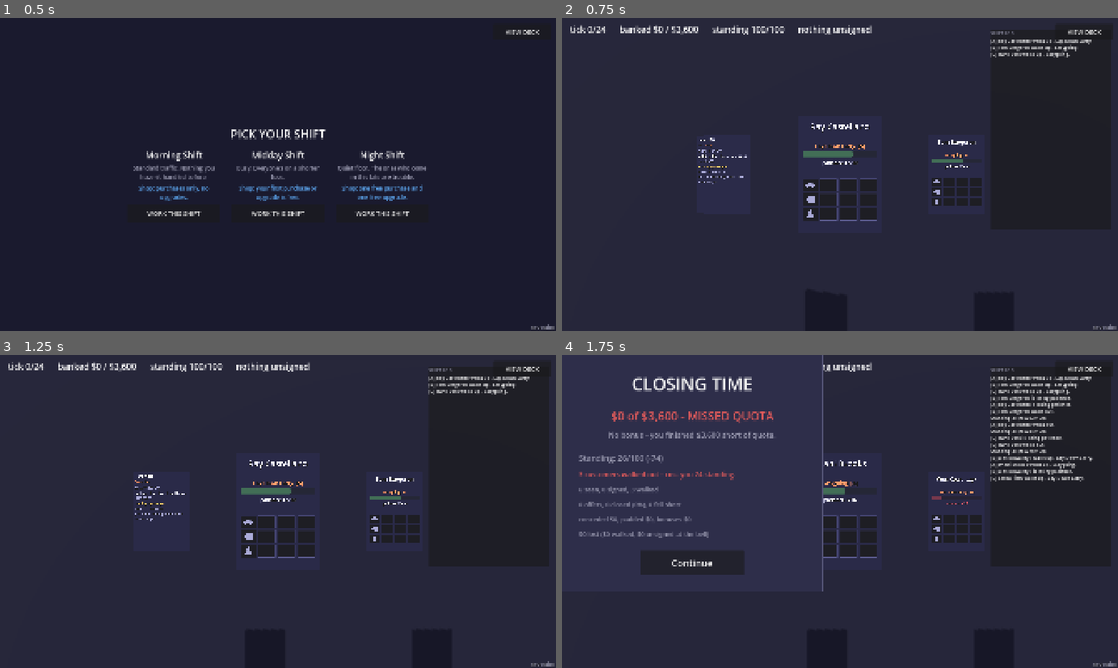
Above: before the commit, frames 1-4 (two rows, left to right).
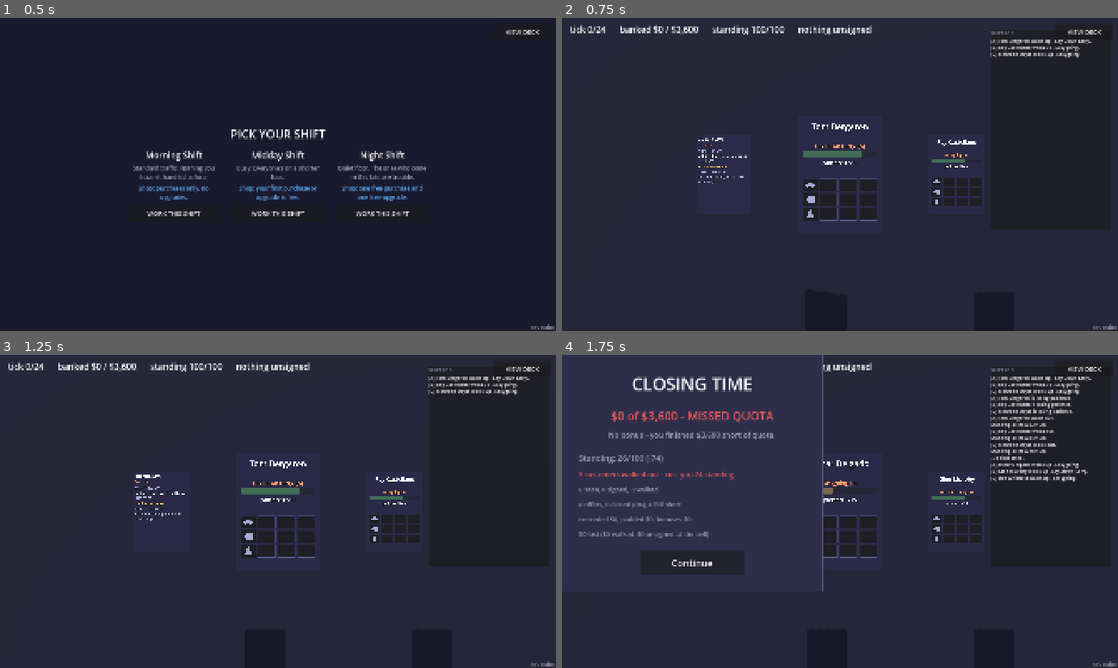
Above: after the commit, the same moments.

Repository: Painkills/RogueDealership
Game: Godot game, scene res://scenes/run.tscn
Same seed, same stepped clock (60 frames per second), same inputs: the game is played once before the commit and once after it.
Inputs (mouse positions are in pixels of both pictures, inside the frame that each line leads up to):
- Up to frame 1 (0.5 s): no input
- Up to frame 2 (0.75 s): click "WORK THIS SHIFT" at 0.5 s
- Up to frame 3 (1.25 s): no input
- Up to frame 4 (1.75 s): click (589, 367) at 1.25 s

Frame 1 is identical in both runs. In frame 2, 0.7% of the frame differs, in the area x 24-96%, y 6-48%; in frame 3, 0.7%; in frame 4, 1.9%, in the area x 47-96%, y 6-48%.

Commit message:
fixed intended rarity and starter / not starter

Diff:
--- a/game/data/cards/checkNotes.tres
+++ b/game/data/cards/checkNotes.tres
@@ -19,9 +19,8 @@
 id = &"checknotes"
 display_name = "Check Your Notes"
 text = "\"Uh... and what's really nice about this one is that... um...\""
-starter = true
 price = 1200
-rarity = 0
+rarity = 3
 effects = Array[ExtResource("1_8h0vr")]([SubResource("Resource_5u756")])
 upgraded_effects = Array[ExtResource("1_8h0vr")]([SubResource("Resource_ejqt0")])
 metadata/_custom_type_script = "uid://56yr8s6ek5x3"
--- a/game/data/products/wap.tres
+++ b/game/data/products/wap.tres
@@ -23,9 +23,8 @@
 id = &"wap"
 display_name = "WALKAWAY"
 text = "Provides financial protection from life's \"What Ifs\""
-starter = true
 price = 1250
-rarity = 0
+rarity = 3
 effects = Array[ExtResource("1_kming")]([SubResource("Resource_3ka7l")])
 upgraded_effects = Array[ExtResource("1_kming")]([SubResource("Resource_rifbx")])
 metadata/_custom_type_script = "uid://cjjt8kflgpayg"
